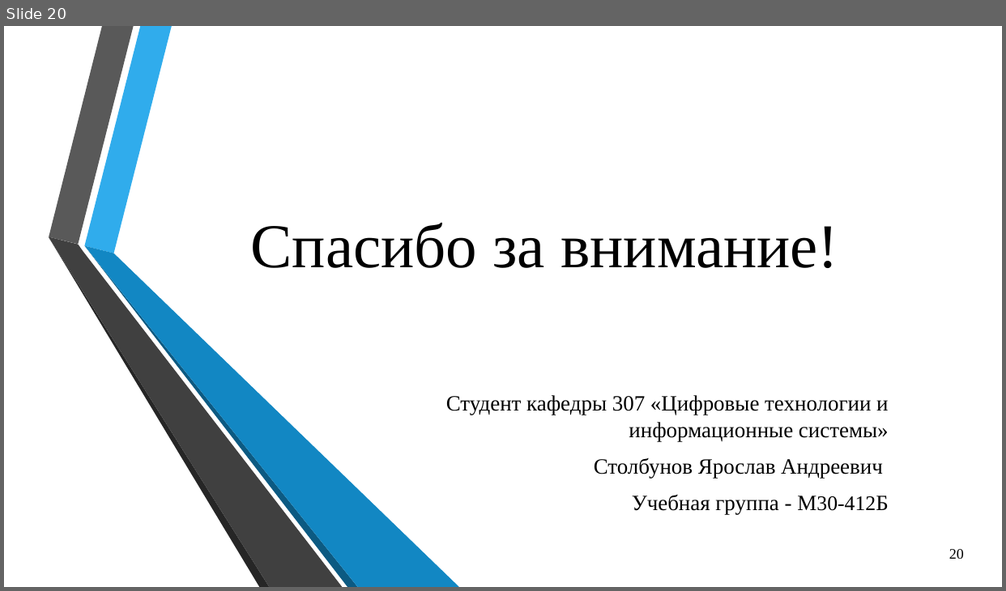
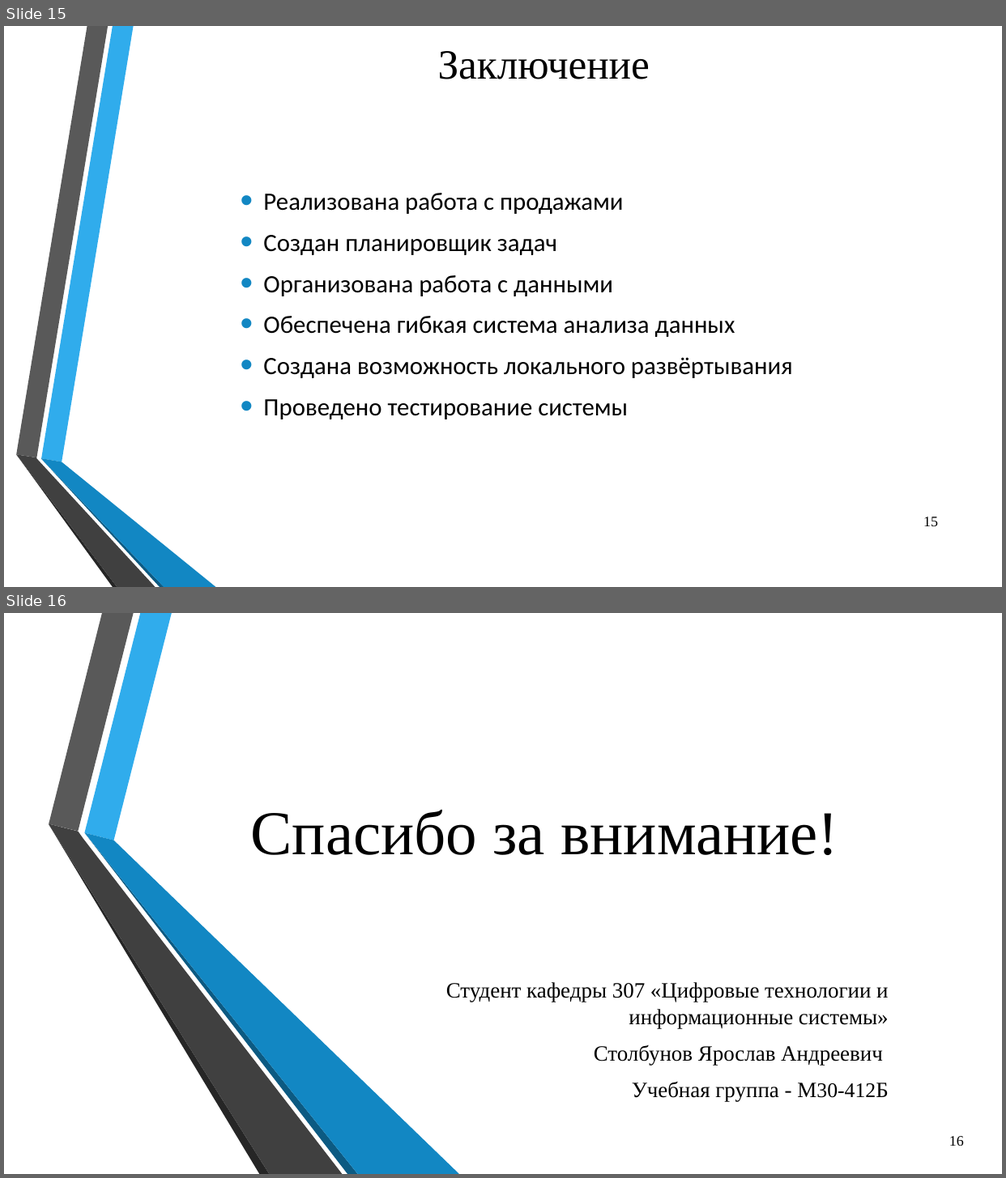
Before and after one commit to Yaroher2442/diplom-dev, a slide deck: diplom_preza.pptx. Shown one above the other, each under a label of ours: slide 20 before the commit, slides 15 and 16 after it. The pictures are 1006x591 and 1006x1178 pixels, drawn with LibreOffice and Linux fonts; fonts in the diff are those of the drawing; background and template pictures are left out. Boxes give left, top, right and bottom in pixels: in the first picture for what was removed or moved away, otherwise in the second. Text is boxed around its words. In the diff, an @@ line names an element or a change of style, - is before the commit and + after.

```diff
--- a/diplom_preza.pptx
+++ b/diplom_preza.pptx
@@ slide 15 added at [4,26,1002,587], background picture (left out) @@
@@ title added at [438,51,650,79], 40 pt, text #000000 @@
+Заключение
@@ text added at [263,193,793,420], 24 pt, text #000000 @@
+• Реализована работа с продажами
+• Создан планировщик задач
+• Организована работа с данными
+• Обеспечена гибкая система анализа данных
+• Создана возможность локального развёртывания
+• Проведено тестирование системы
@@ group added at [16,26,216,587]: 6 freeform shapes @@
@@ page number added at [923,517,938,527], 14 pt, text #000000 @@
+15
@@ what was slide 20 is now slide 16 @@
@@ page number at [949,1136,964,1146]: text changed @@
-20
+16
```
Also in this commit, not shown: 3 slides changed, 5 other slides added, 10 slides removed, 2 other files.
